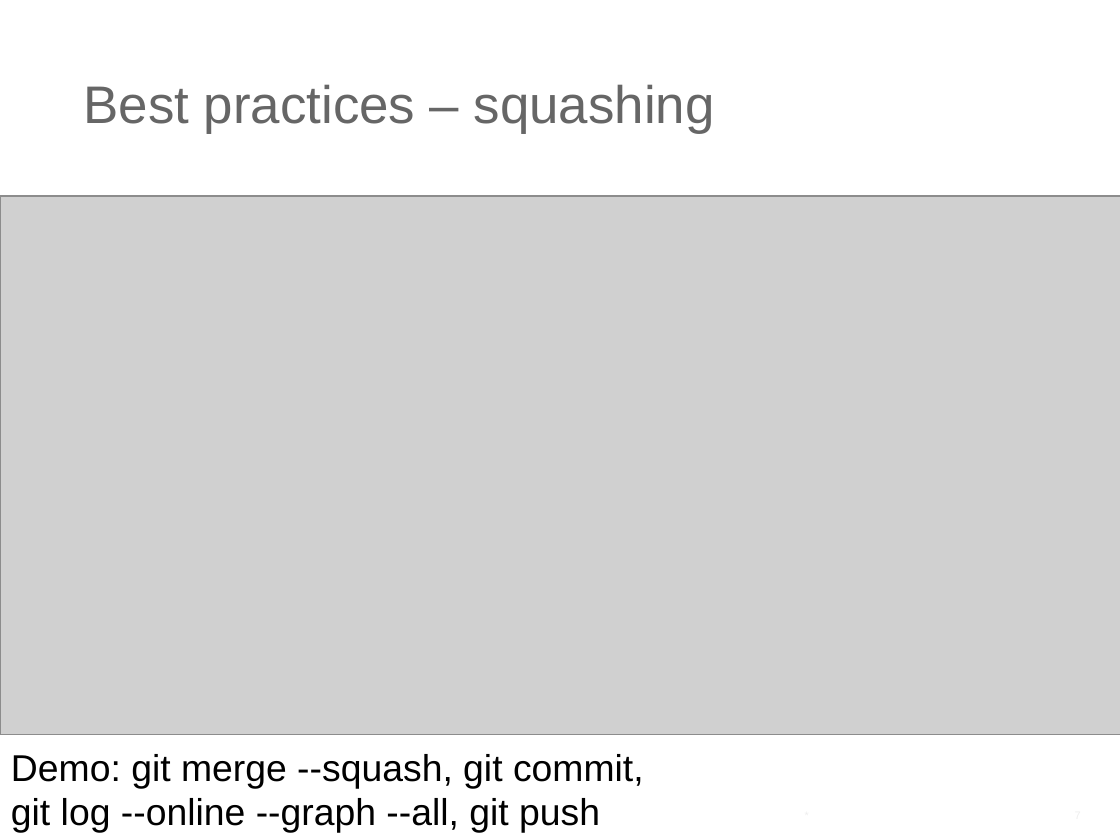
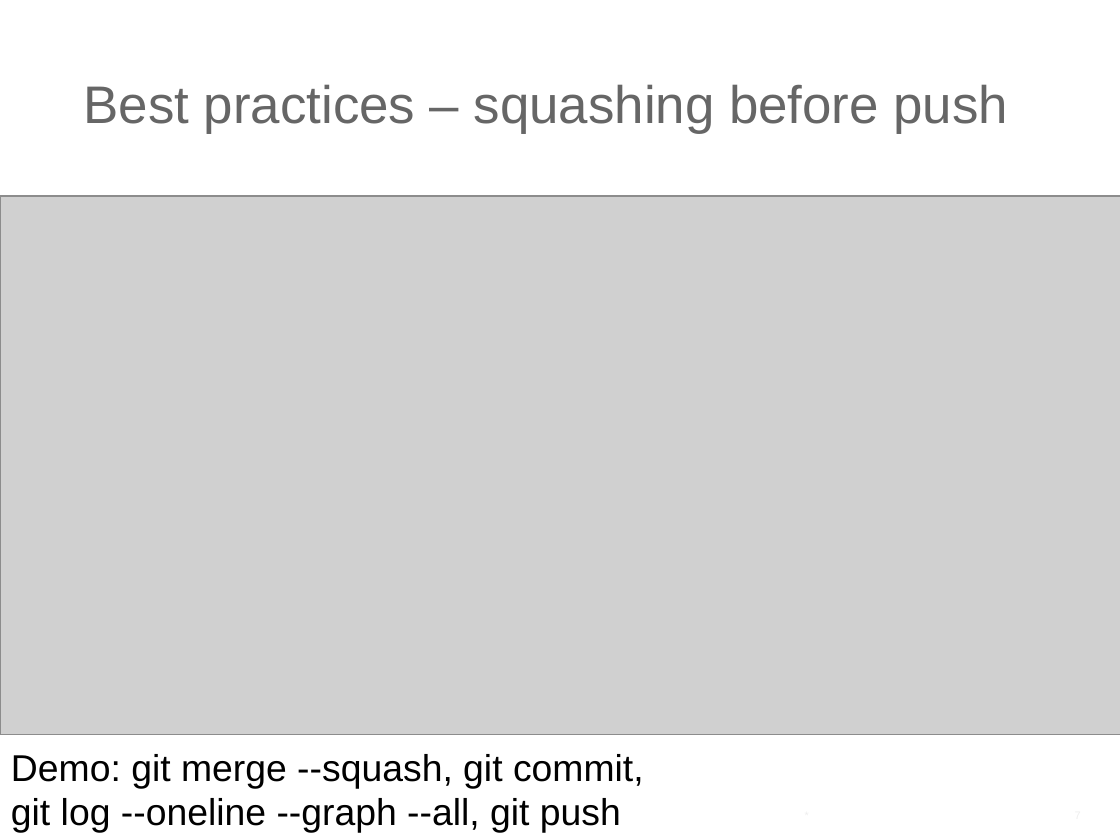
Before and after one commit to ilyaro/git_best_practices_ppt, a slide deck: slide 7 of Git_Best_Practices.pptx. Drawn at 1120x840 pixels with LibreOffice and Linux fonts; fonts in the diff are those of the drawing; grey boxes stand for pictures. Boxes give left, top, right and bottom in pixels: in the first picture for what was removed or moved away, otherwise in the second. Text is boxed around its words. In the diff, an @@ line names an element or a change of style, - is before the commit and + after.

```diff
--- a/Git_Best_Practices.pptx
+++ b/Git_Best_Practices.pptx
@@ title at [84,84,1008,134]: text changed @@
-Best practices – squashing
+Best practices – squashing before push
@@ text at [11,754,644,833]: text changed @@
-Demo: git merge --squash, git commit,
-git log --online --graph --all, git push
+Demo: git merge --squash, git commit,
+git log --oneline --graph --all, git push
```
Also in this commit, not shown: 2 other slides changed, 9 other files.
